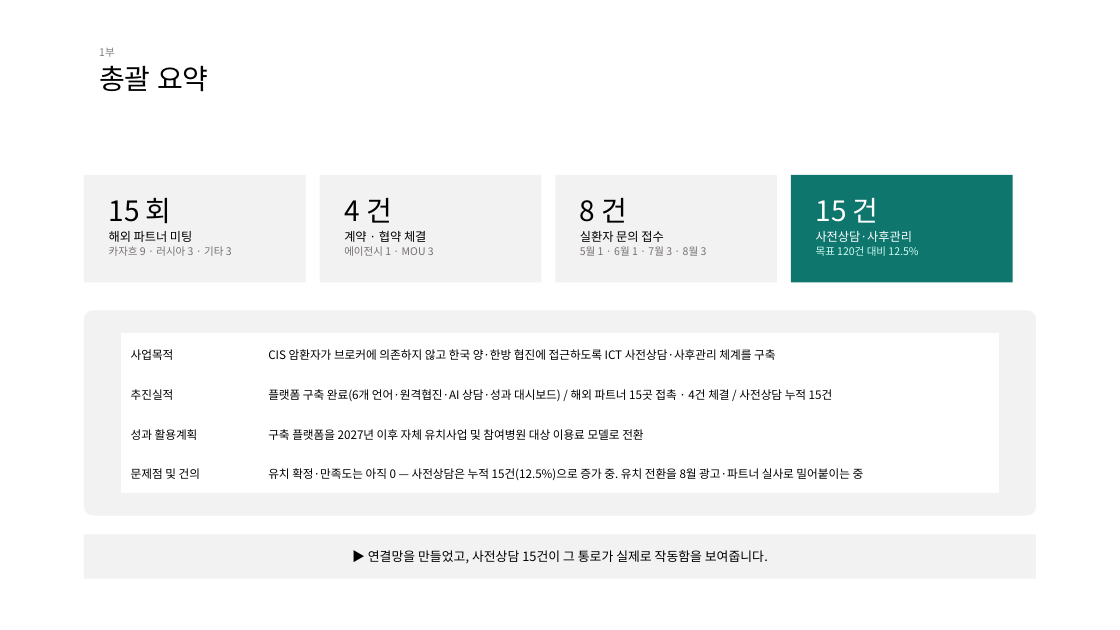
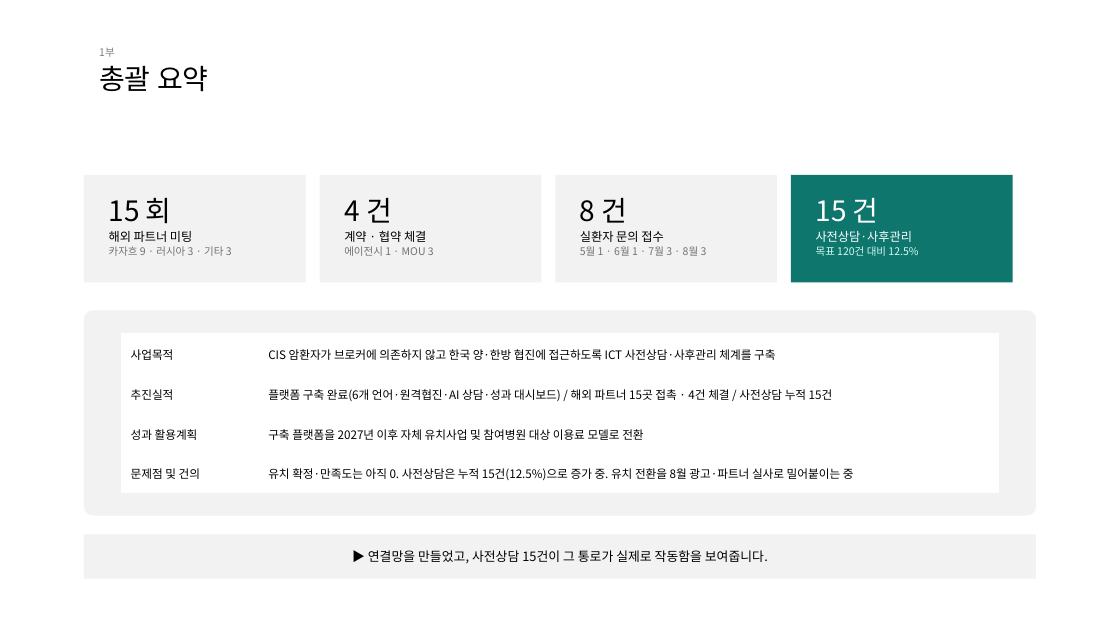
Before and after one commit to bonroi2296-tech/HEALO_KHIDI, a slide deck: slide 4 of docs/presentations/KHIDI_중간보고_20260827.pptx. Drawn at 1120x630 pixels with LibreOffice and Linux fonts; fonts in the diff are those of the drawing. Boxes give left, top, right and bottom in pixels: in the first picture for what was removed or moved away, otherwise in the second. Text is boxed around its words. In the diff, an @@ line names an element or a change of style, - is before the commit and + after.

```diff
--- a/docs/presentations/KHIDI_중간보고_20260827.pptx
+++ b/docs/presentations/KHIDI_중간보고_20260827.pptx
@@ table at bbox=[121, 334, 999, 492] @@
-row 4, column 2: 유치 확정·만족도는 아직 0 — 사전상담은 누적 15건(12.5%)으로 증가 중. 유치 전환을 8월 광고·파트너 실사로 밀어붙이는 중
+row 4, column 2: 유치 확정·만족도는 아직 0. 사전상담은 누적 15건(12.5%)으로 증가 중. 유치 전환을 8월 광고·파트너 실사로 밀어붙이는 중
```
Also in this commit, not shown: 12 other slides changed, 1 other file.
